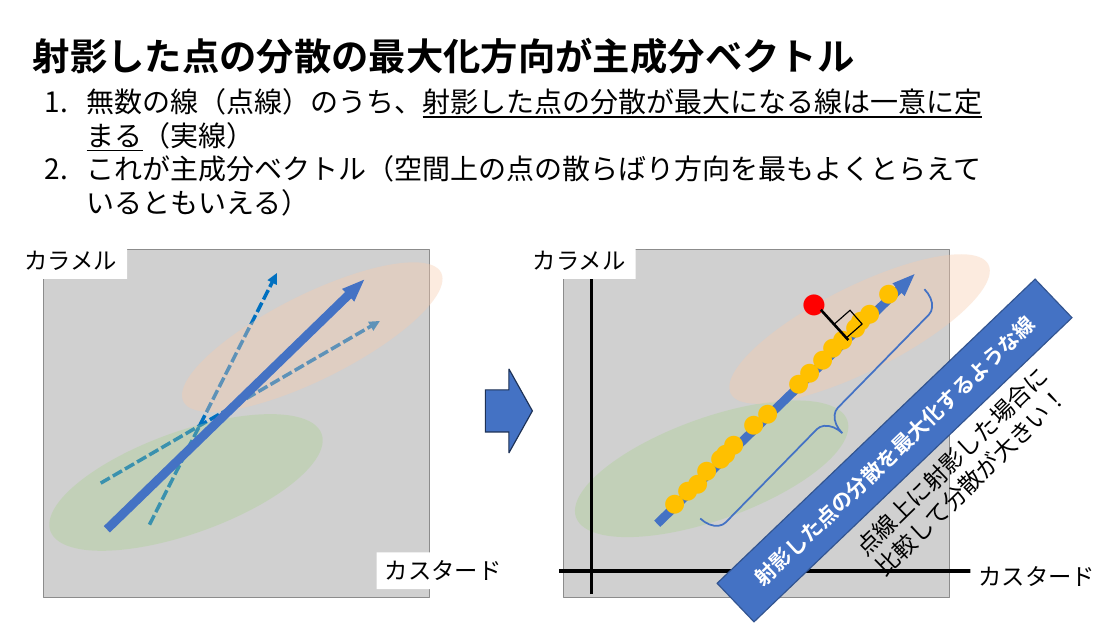
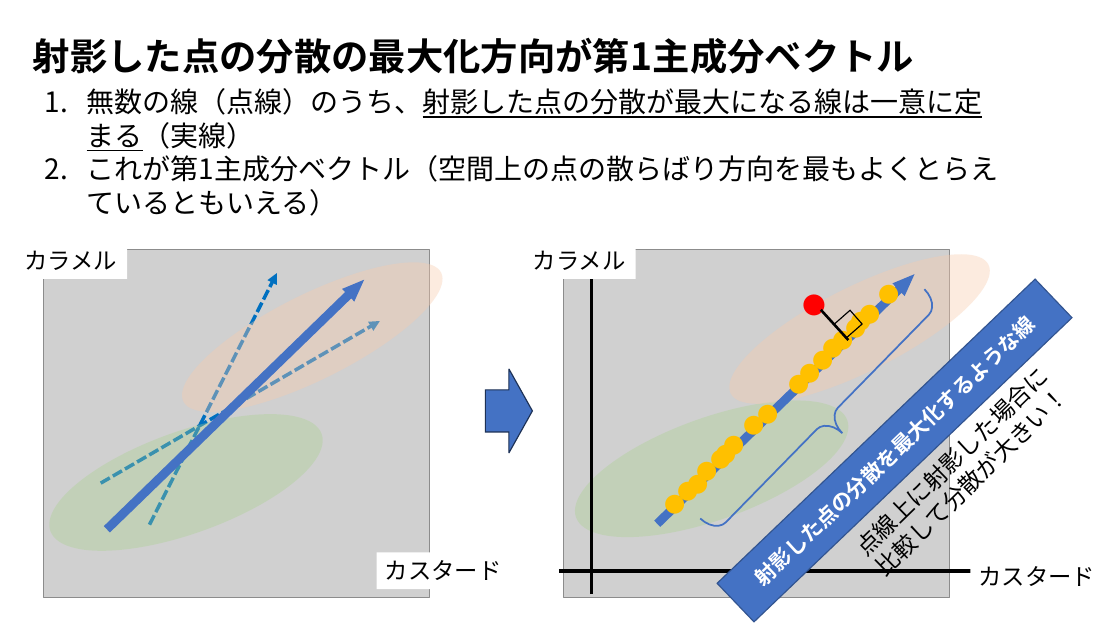
Before and after one commit to ueharaLab/NLP_7-PCA, a slide deck: slide 15 of NLP_6 PCA(BASICS).pptx. Drawn at 1120x630 pixels with LibreOffice and Linux fonts; fonts in the diff are those of the drawing; grey boxes stand for pictures. Boxes give left, top, right and bottom in pixels: in the first picture for what was removed or moved away, otherwise in the second. Text is boxed around its words. In the diff, an @@ line names an element or a change of style, - is before the commit and + after.

```diff
--- a/NLP_6 PCA(BASICS).pptx
+++ b/NLP_6 PCA(BASICS).pptx
@@ text at box(33, 37, 915, 74): text changed @@
-射影した点の分散の最大化方向が主成分ベクトル
+射影した点の分散の最大化方向が第1主成分ベクトル
@@ text at box(87, 155, 999, 216): text changed @@
-2. これが主成分ベクトル（空間上の点の散らばり方向を最もよくとらえているともいえる）
+2. これが第1主成分ベクトル（空間上の点の散らばり方向を最もよくとらえているともいえる）
```
Also in this commit, not shown: 5 other slides changed, 12 slides removed, 5 other files.
